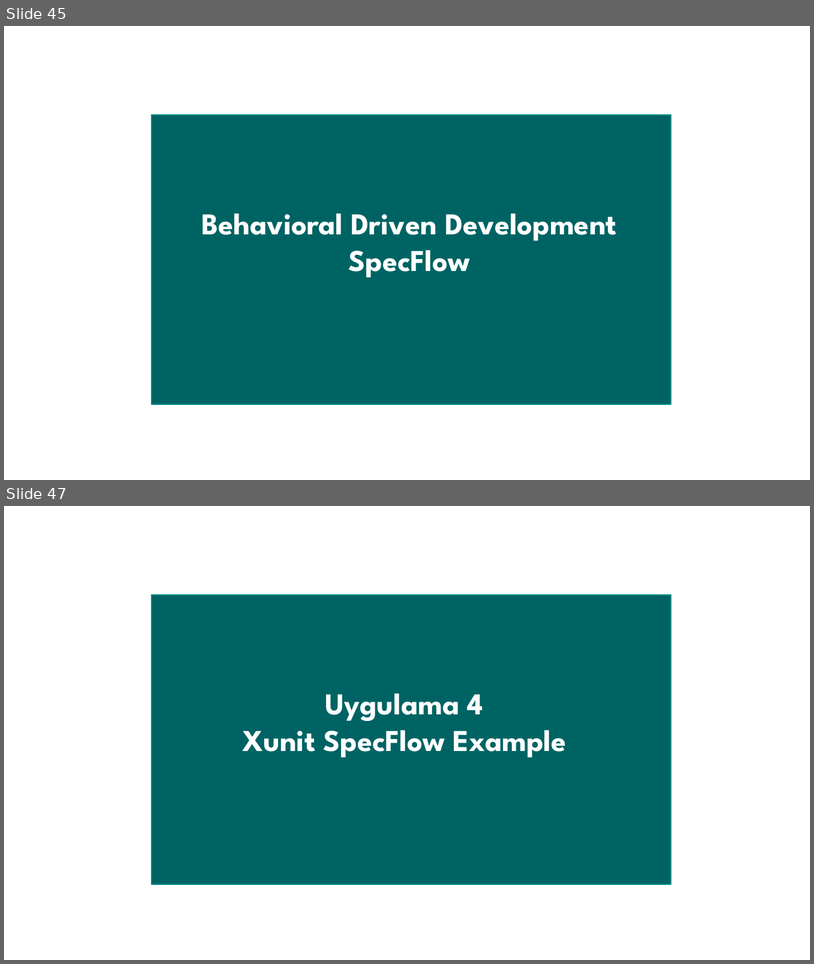
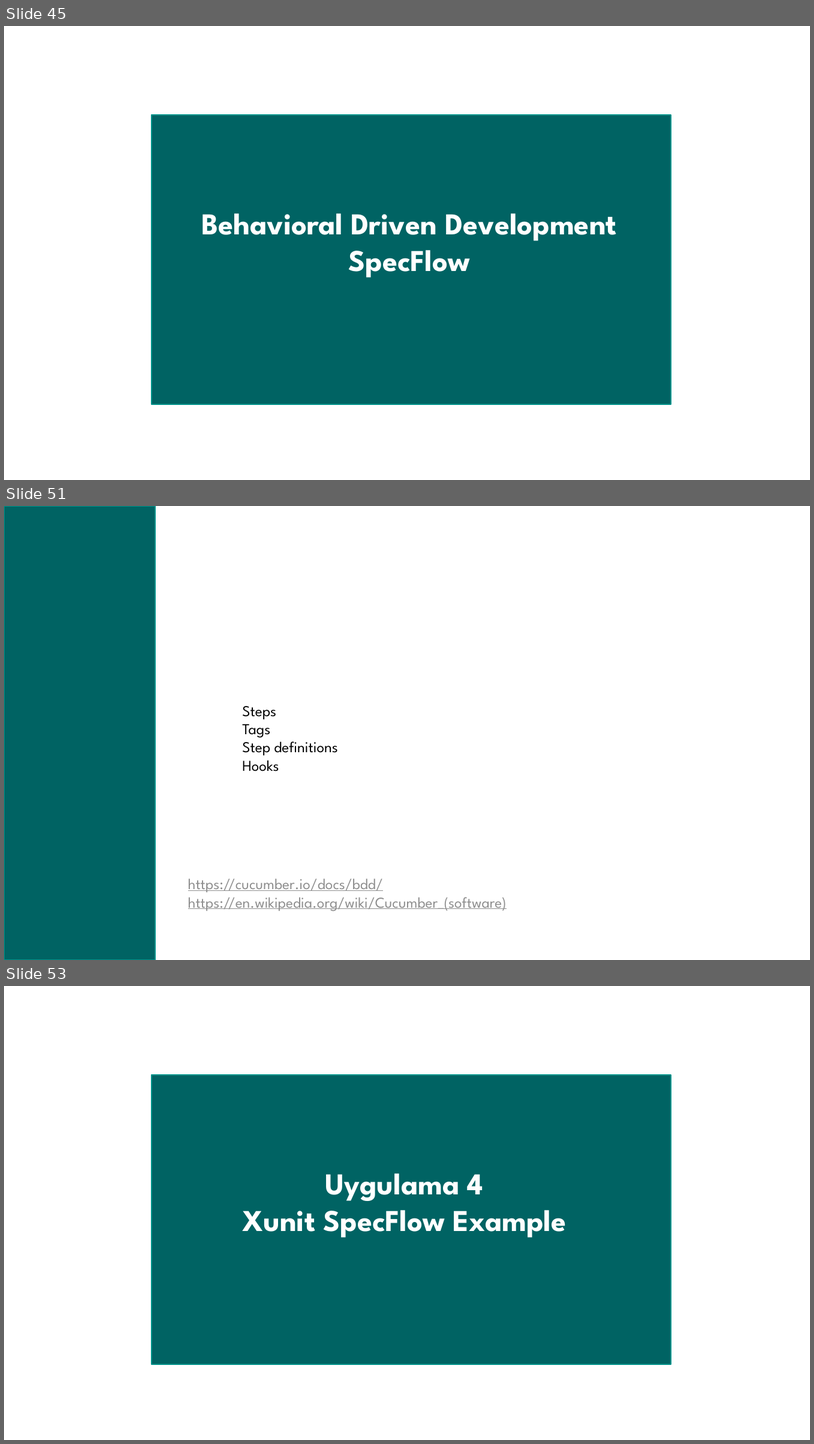
Before and after one commit to arifcakir/dotnettest, a slide deck: TestingAndBestPractices.pptx. Shown one above the other, each under a label of ours: slides 45 and 47 before the commit, slides 45, 51 and 53 after it; the slides between them are not shown. The pictures are 814x964 and 814x1444 pixels, drawn with LibreOffice and Linux fonts; fonts in the diff are those of the drawing. Boxes give left, top, right and bottom in pixels: in the first picture for what was removed or moved away, otherwise in the second. Text is boxed around its words. In the diff, an @@ line names an element or a change of style, - is before the commit and + after.

```diff
--- a/TestingAndBestPractices.pptx
+++ b/TestingAndBestPractices.pptx
@@ slide 51 added at bbox=[4, 506, 810, 960], background #FFFFFF @@
@@ rectangle added at bbox=[4, 506, 155, 960], fill #006363, outline #00928A 1.25 pt @@
@@ text added at bbox=[242, 706, 338, 771], 18 pt, text #000000 @@
+Steps
+Tags
+Step definitions
+Hooks
@@ text added at bbox=[188, 879, 507, 911], 18 pt, text #8F8F8F, underline @@
+https://cucumber.io/docs/bdd/
+https://en.wikipedia.org/wiki/Cucumber_(software)
@@ what was slide 47 is now slide 53 @@
```
Also in this commit, not shown: 3 slides changed, 11 other slides added, 2 slides removed, 1 other file.
